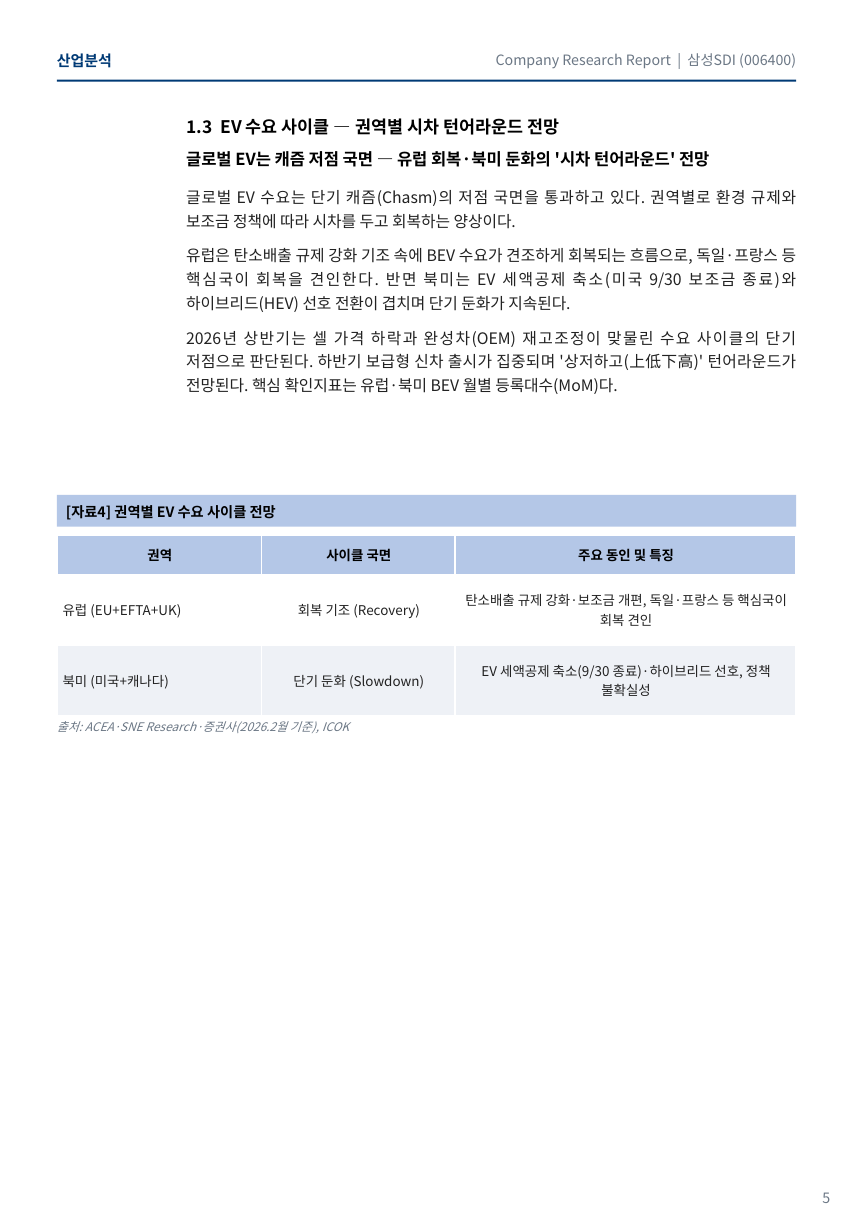
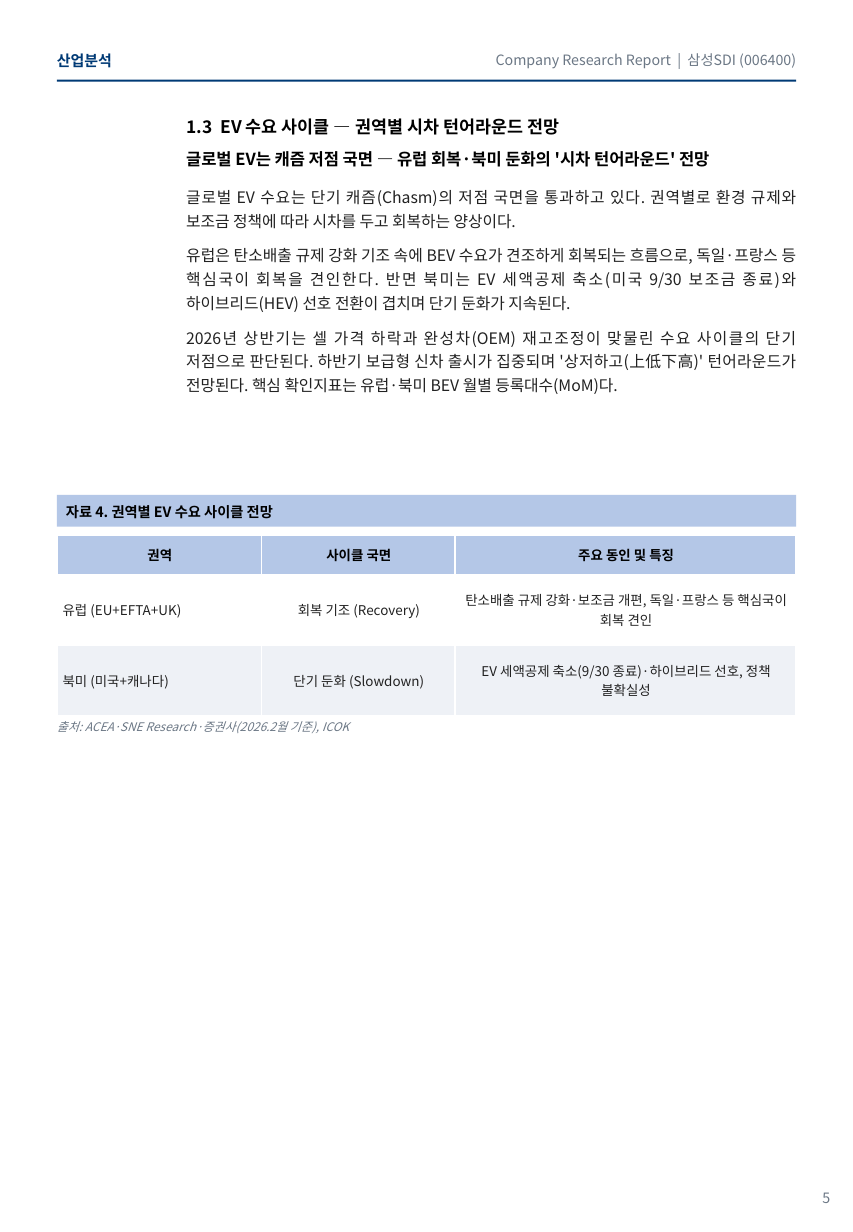
Before and after one commit to ICOKFund/Margin04, a slide deck: slide 5 of ICOK_삼성SDI_006400.pptx. Drawn at 853x1232 pixels with LibreOffice and Linux fonts; fonts in the diff are those of the drawing. Boxes give left, top, right and bottom in pixels: in the first picture for what was removed or moved away, otherwise in the second. Text is boxed around its words. In the diff, an @@ line names an element or a change of style, - is before the commit and + after.

```diff
--- a/ICOK_삼성SDI_006400.pptx
+++ b/ICOK_삼성SDI_006400.pptx
@@ text at (66,505,273,519): text changed @@
-[자료4] 권역별 EV 수요 사이클 전망
+자료 4. 권역별 EV 수요 사이클 전망
```
Also in this commit, not shown: 8 other slides changed.
